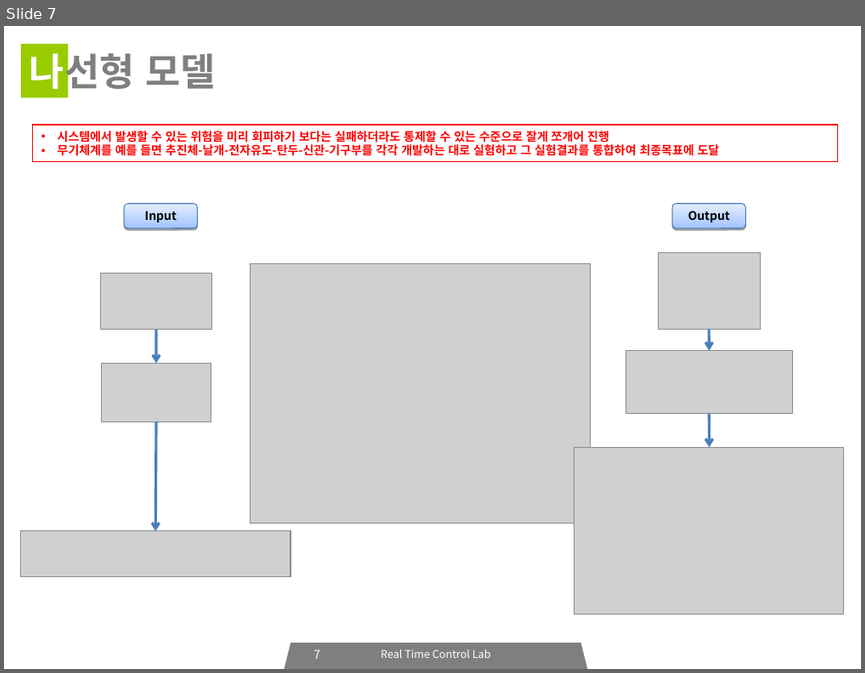
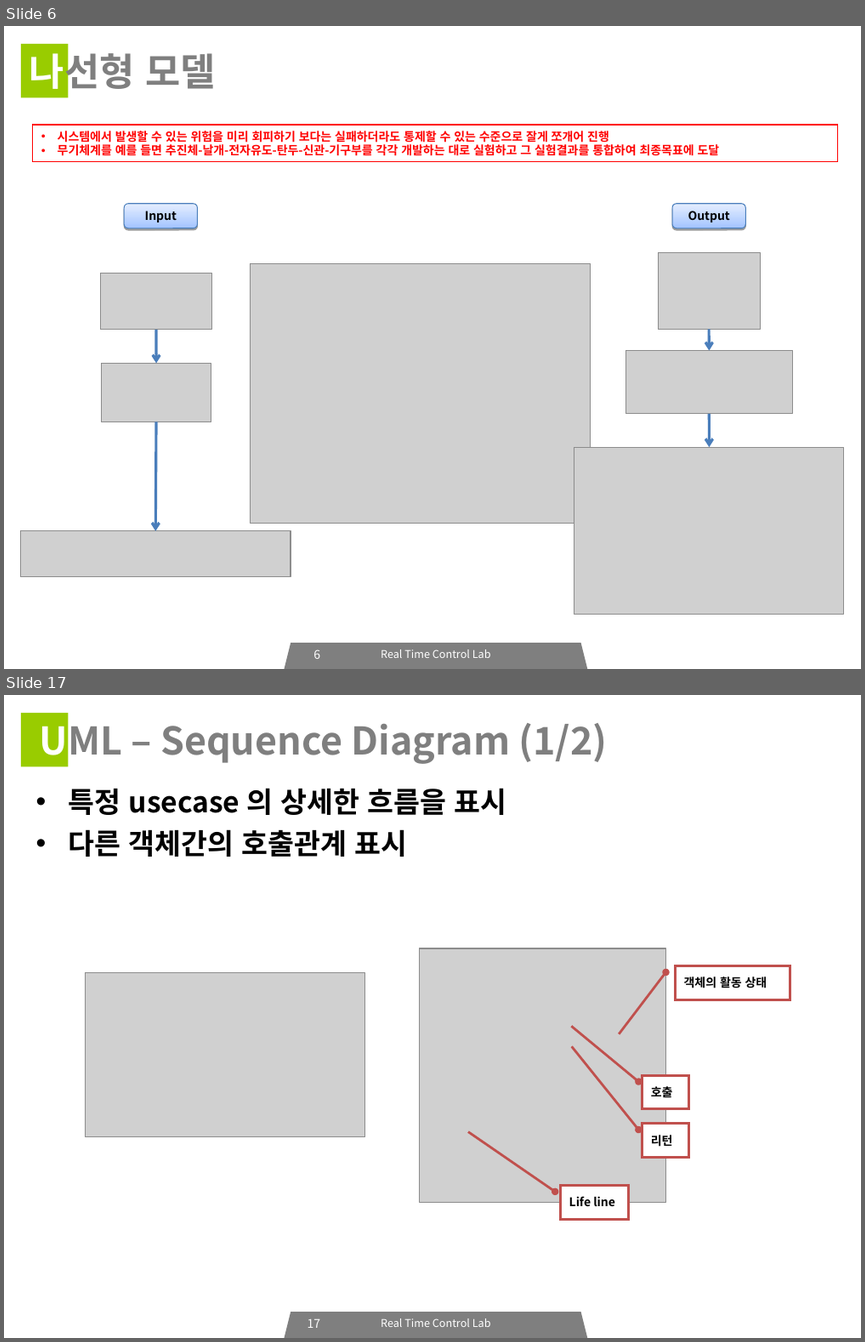
Before and after one commit to icarosss/RTCLAB, a slide deck: RTCLAB_세미나_03.ppt. Shown one above the other, each under a label of ours: slide 7 before the commit, slides 6 and 17 after it; the slides between them are not shown. The pictures are 865x673 and 865x1342 pixels, drawn with LibreOffice and Linux fonts; fonts in the diff are those of the drawing; grey boxes stand for pictures. Boxes give left, top, right and bottom in pixels: in the first picture for what was removed or moved away, otherwise in the second. Text is boxed around its words. In the diff, an @@ line names an element or a change of style, - is before the commit and + after.

```diff
--- a/RTCLAB_세미나_03.ppt
+++ b/RTCLAB_세미나_03.ppt
@@ slide 17 added at box(4, 695, 861, 1338), background #FFFFFF; not listed: 3 template elements that a slide beside it also shows @@
@@ title added at box(40, 716, 608, 765), 32 pt, text #7F7F7F, bold @@
+UML – Sequence Diagram (1/2)
@@ text added at box(68, 788, 507, 857), 24 pt, text #000000, bold @@
+• 특정 usecase 의 상세한 흐름을 표시
+• 다른 객체간의 호출관계 표시
@@ picture added at box(419, 948, 666, 1202) @@
@@ picture added at box(86, 973, 364, 1137) @@
@@ border callout added at box(676, 966, 790, 999), fill #FFFFFF, outline #C0504D 2.01 pt, 10 pt, text #000000, bold @@
+객체의 활동 상태
@@ border callout added at box(642, 1076, 688, 1109), fill #FFFFFF, outline #C0504D 2.01 pt, 10 pt, text #000000, bold @@
+호출
@@ border callout added at box(642, 1123, 688, 1157), fill #FFFFFF, outline #C0504D 2.01 pt, 10 pt, text #000000, bold @@
+리턴
@@ border callout added at box(561, 1185, 629, 1219), fill #FFFFFF, outline #C0504D 2.01 pt, 10 pt, text #000000, bold @@
+Life line
@@ page number added at box(307, 1319, 321, 1327), 10 pt, text #FFFFFF @@
+17
@@ what was slide 7 is now slide 6 @@
@@ page number at box(313, 649, 320, 658): text changed @@
-7
+6
```
Also in this commit, not shown: 7 slides changed, 8 other slides added, 7 slides removed, 2 other files.
